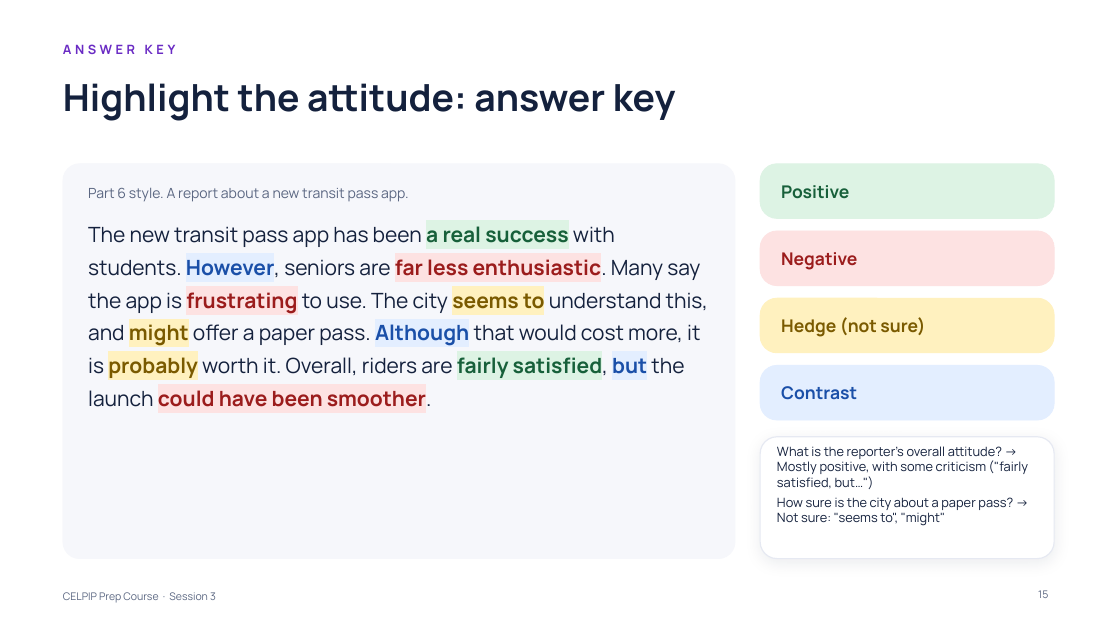
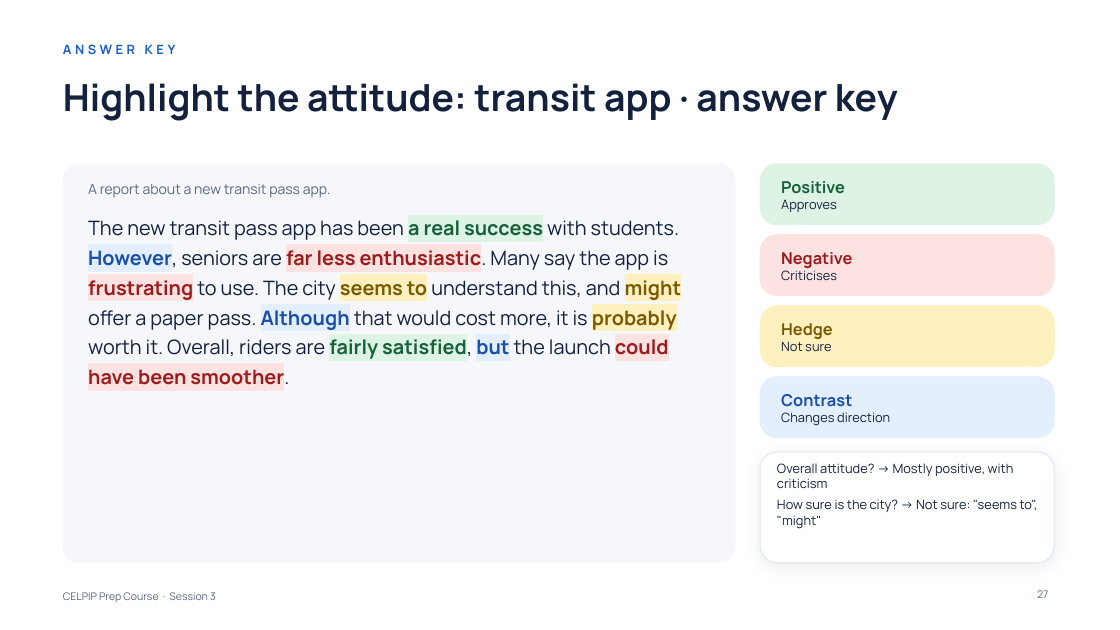
Before and after one commit to learnovateqa/The_English_Academy_CELPIP, a slide deck: slide 27 of decks/session-03.pptx (slide 15 before the commit). Drawn at 1120x630 pixels with LibreOffice and Linux fonts; fonts in the diff are those of the drawing. Boxes give left, top, right and bottom in pixels: in the first picture for what was removed or moved away, otherwise in the second. Text is boxed around its words. In the diff, an @@ line names an element or a change of style, - is before the commit and + after.

```diff
--- a/decks/session-03.pptx
+++ b/decks/session-03.pptx
@@ text "ANSWER KEY" at bbox=[63, 44, 176, 54]: text colour #6A2BC4 to #1A5FCC @@
@@ title at bbox=[63, 83, 898, 121]: text changed @@
-Highlight the attitude: answer key
+Highlight the attitude: transit app · answer key
@@ rounded rectangle: place and size @@
-rounded rectangle at bbox=[63, 164, 735, 559]
+rounded rectangle at bbox=[63, 164, 735, 563]
@@ rounded rectangle: place and size @@
-rounded rectangle at bbox=[760, 164, 1054, 218]
+rounded rectangle at bbox=[760, 164, 1054, 224]
@@ text at bbox=[88, 184, 331, 198]: text changed @@
-Part 6 style. A report about a new transit pass app.
+A report about a new transit pass app.
@@ text at bbox=[781, 200, 837, 212]: paragraph added @@
+Approves
@@ text at bbox=[781, 181, 845, 193]: size 15 to 14 pt in "Positive" @@
@@ text "The new transit pass app ..." at bbox=[88, 220, 682, 385]: size 18 to 17 pt; line spacing 1.3 to 1.25; more space between paragraphs @@
@@ rounded rectangle: place and size @@
-rounded rectangle at bbox=[760, 231, 1054, 286]
+rounded rectangle at bbox=[760, 234, 1054, 295]
@@ text at bbox=[781, 267, 837, 280]: paragraph added @@
+Criticises
@@ text at bbox=[781, 252, 852, 268]: size 15 to 14 pt in "Negative" @@
@@ rounded rectangle: place and size @@
-rounded rectangle at bbox=[760, 298, 1054, 353]
+rounded rectangle at bbox=[760, 306, 1054, 366]
@@ text at bbox=[781, 323, 833, 351]: text changed; size 15 to 11 pt; text colour #7A5A00 to #14213D; bold off @@
-Hedge (not sure)
+Hedge
+Not sure
@@ proportions changed in 6 elements at bbox=[63, 164, 735, 563], bbox=[760, 164, 1054, 224], bbox=[760, 234, 1054, 295], bbox=[760, 306, 1054, 366], bbox=[760, 452, 1054, 563], bbox=[760, 377, 1054, 438] @@
@@ rounded rectangle: place and size @@
-rounded rectangle at bbox=[760, 365, 1054, 420]
+rounded rectangle at bbox=[760, 377, 1054, 438]
@@ text "Contrast": place and size @@
-text "Contrast" at bbox=[781, 386, 857, 400]
+text "Contrast" at bbox=[781, 394, 890, 426]
@@ text at bbox=[781, 412, 890, 426]: paragraph added @@
+Changes direction
@@ text at bbox=[781, 394, 852, 407]: size 15 to 14 pt in "Contrast" @@
@@ rounded rectangle: place and size @@
-rounded rectangle at bbox=[760, 437, 1054, 559]
+rounded rectangle at bbox=[760, 452, 1054, 563]
@@ text at bbox=[777, 463, 1038, 529]: text changed @@
-What is the reporter’s overall attitude? → Mostly positive, with some criticism ("fairly satisfied, but…")
-How sure is the city about a paper pass? → Not sure: "seems to", "might"
+Overall attitude? → Mostly positive, with criticism
+How sure is the city? → Not sure: "seems to", "might"
@@ page number at bbox=[1037, 590, 1048, 598]: text changed @@
-15
+27
```
Also in this commit, not shown: 10 other slides changed, 19 slides added, 15 other files.
